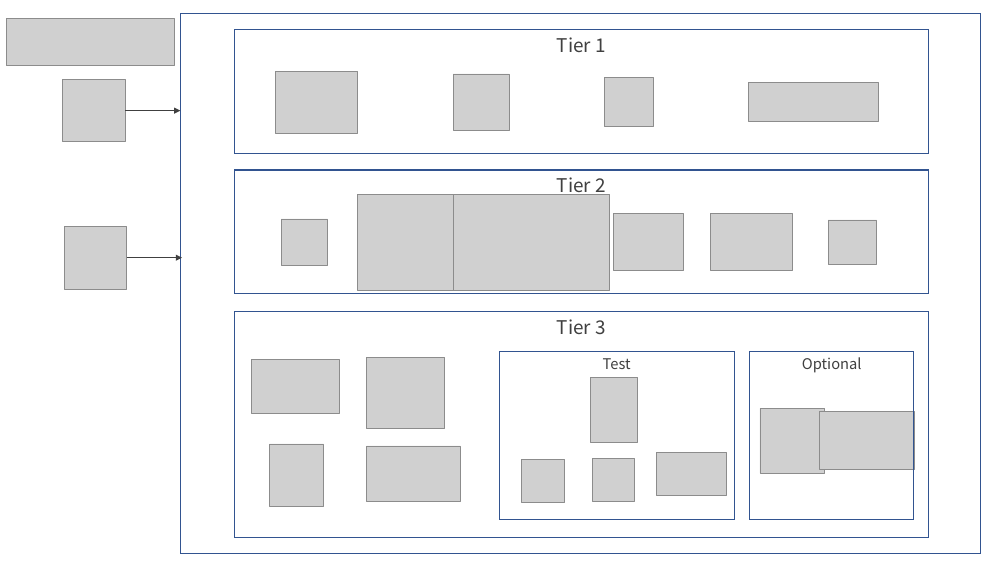
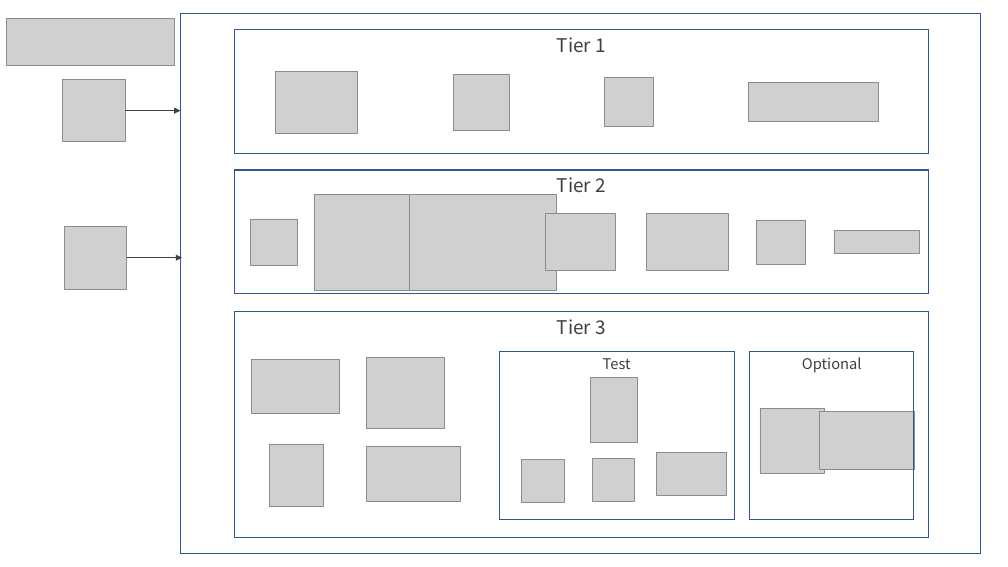
Before and after one commit to yurake/k8s-3tier-webapp, a slide deck: slide 1 of docs/LayardArchitecturalOverview.pptx. Drawn at 1008x567 pixels with LibreOffice and Linux fonts; fonts in the diff are those of the drawing; grey boxes stand for pictures. Boxes give left, top, right and bottom in pixels: in the first picture for what was removed or moved away, otherwise in the second. Text is boxed around its words. In the diff, an @@ line names an element or a change of style, - is before the commit and + after.

```diff
--- a/docs/LayardArchitecturalOverview.pptx
+++ b/docs/LayardArchitecturalOverview.pptx
@@ picture: place and size @@
-picture at box(358, 194, 454, 290)
+picture at box(314, 194, 410, 290)
@@ picture: place and size @@
-picture at box(439, 194, 610, 290)
+picture at box(386, 194, 557, 290)
@@ picture: place and size @@
-picture at box(281, 219, 327, 265)
+picture at box(251, 219, 297, 265)
@@ picture: place and size @@
-picture at box(614, 214, 684, 271)
+picture at box(546, 214, 616, 271)
@@ picture: place and size @@
-picture at box(711, 214, 792, 271)
+picture at box(647, 214, 728, 271)
@@ picture: place and size @@
-picture at box(829, 220, 877, 265)
+picture at box(757, 220, 805, 265)
@@ picture added at box(834, 231, 920, 254) @@
```
Also in this commit, not shown: 2 other files.
